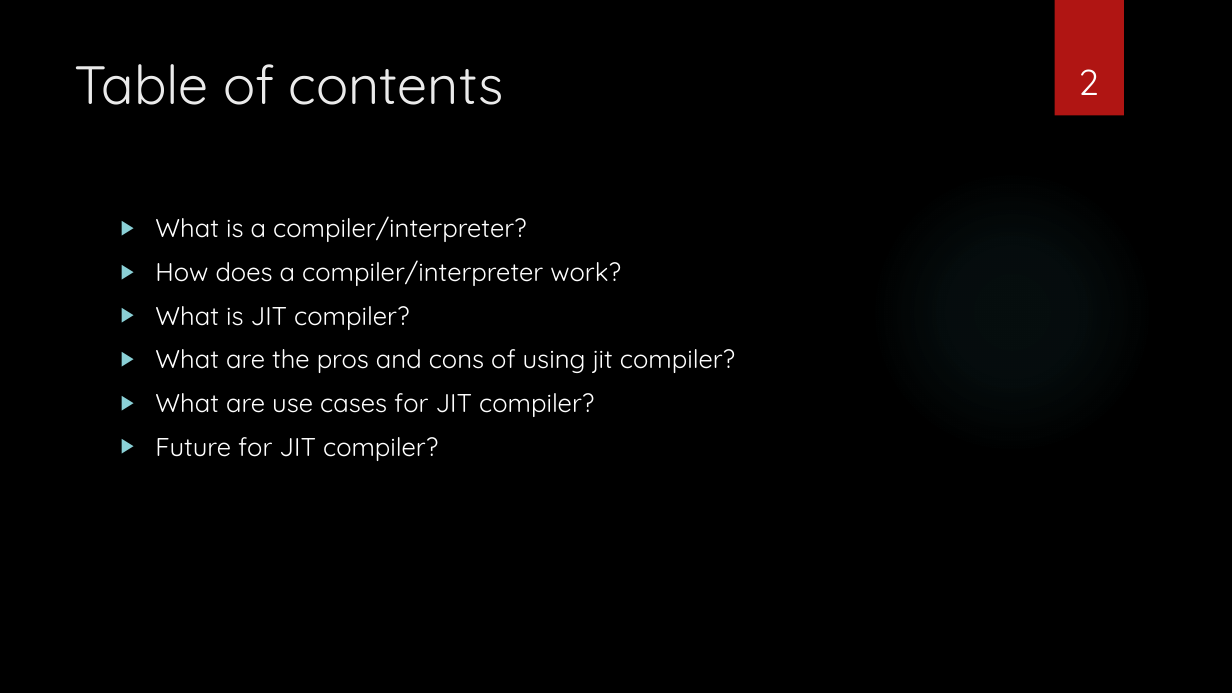
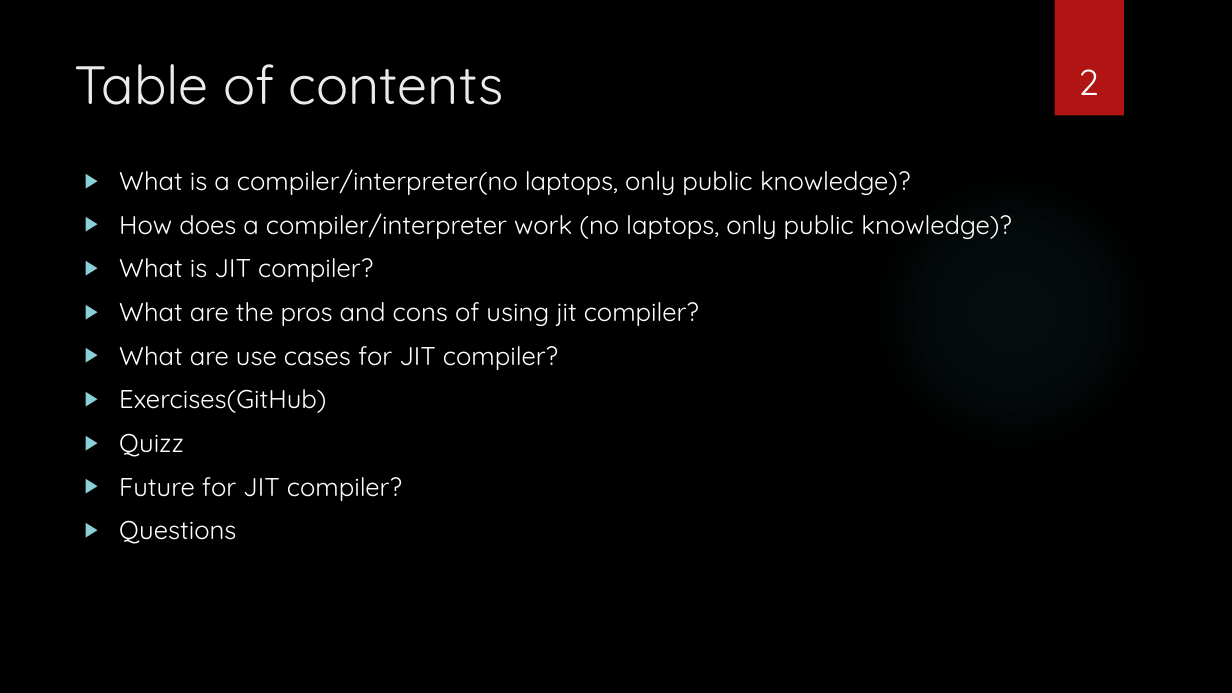
Before and after one commit to sebivenlo/esd-2024-jit-compiler, a slide deck: slide 2 of documents/presentation/presentation jit compiler.pptx. Drawn at 1232x693 pixels with LibreOffice and Linux fonts; fonts in the diff are those of the drawing; background and template pictures are left out. Boxes give left, top, right and bottom in pixels: in the first picture for what was removed or moved away, otherwise in the second. Text is boxed around its words. In the diff, an @@ line names an element or a change of style, - is before the commit and + after.

```diff
--- a/documents/presentation/presentation jit compiler.pptx
+++ b/documents/presentation/presentation jit compiler.pptx
@@ text "What is a compiler/interpreter(no laptops, ...": place and size @@
-text "What is a compiler/interpreter(no laptops, ..." at bbox=[155, 216, 735, 461]
+text "What is a compiler/interpreter(no laptops, ..." at bbox=[119, 169, 1012, 544]
@@ text at bbox=[119, 169, 1012, 239]: text changed @@
-▶ What is a compiler/interpreter?
-▶ How does a compiler/interpreter work?
+▶ What is a compiler/interpreter(no laptops, only public knowledge)?
+▶ How does a compiler/interpreter work (no laptops, only public knowledge)?
@@ text at bbox=[119, 389, 326, 457]: paragraphs added @@
+▶ Exercises(GitHub)
+▶ Quizz
@@ text at bbox=[119, 520, 236, 544]: paragraph added @@
+▶ Questions
```
Also in this commit, not shown: 2 other slides changed, 6 slides added.
